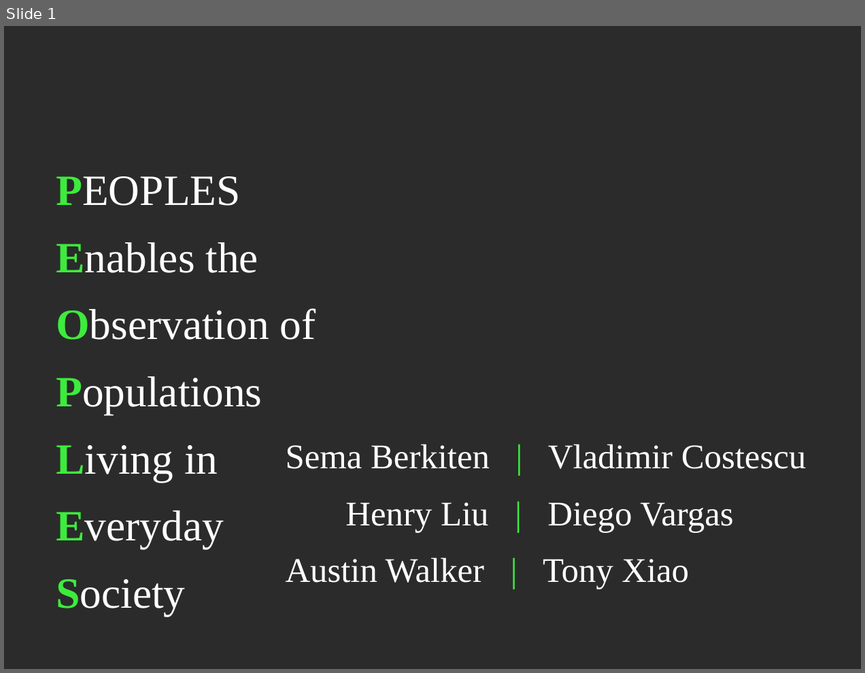
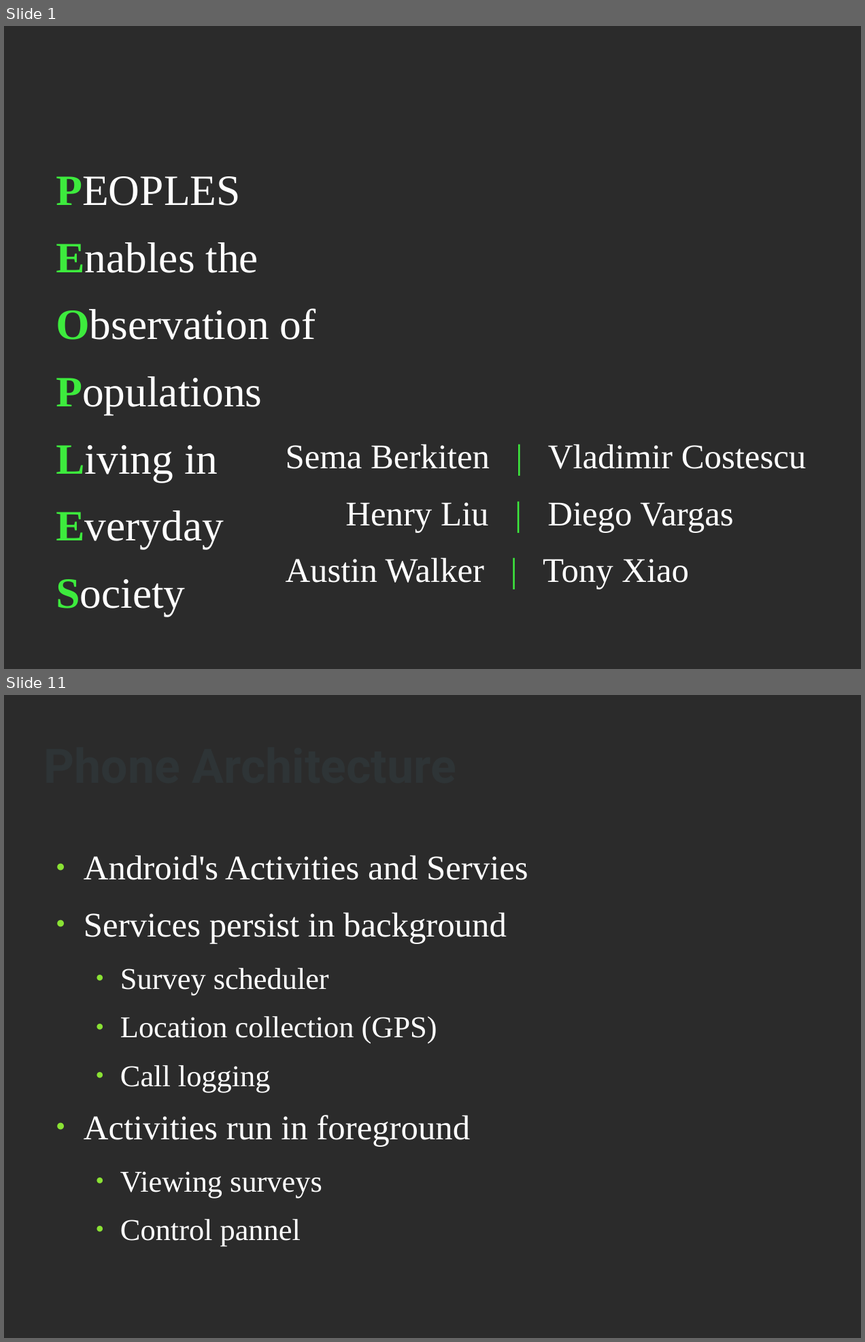
Before and after one commit to aewalker/Survey-Droid, a slide deck: doc/presentation-slides.odp. Shown one above the other, each under a label of ours: slide 1 before the commit, slides 1 and 11 after it; the slides between them are not shown. The pictures are 865x673 and 865x1342 pixels, drawn with LibreOffice and Linux fonts; fonts in the diff are those of the drawing; background and template pictures are left out; a plain dark background stands for a picture behind light text. Boxes give left, top, right and bottom in pixels: in the first picture for what was removed or moved away, otherwise in the second. Text is boxed around its words. In the diff, an @@ line names an element or a change of style, - is before the commit and + after.

```diff
--- a/doc/presentation-slides.odp
+++ b/doc/presentation-slides.odp
@@ slide 11 added at [4, 695, 861, 1338], background picture (left out) @@
@@ title added at [43, 710, 815, 817], 44 pt, text #2E3436, bold @@
+Phone Architecture
@@ text added at [84, 855, 528, 1246], 32 pt, text #FFFFFF @@
+● Android's Activities and Servies
+● Services persist in background
+  ● Survey scheduler
+  ● Location collection (GPS)
+  ● Call logging
+● Activities run in foreground
+  ● Viewing surveys
+  ● Control pannel
```
Also in this commit, not shown: 12 other slides added, 1 slide removed, 1 other file.
